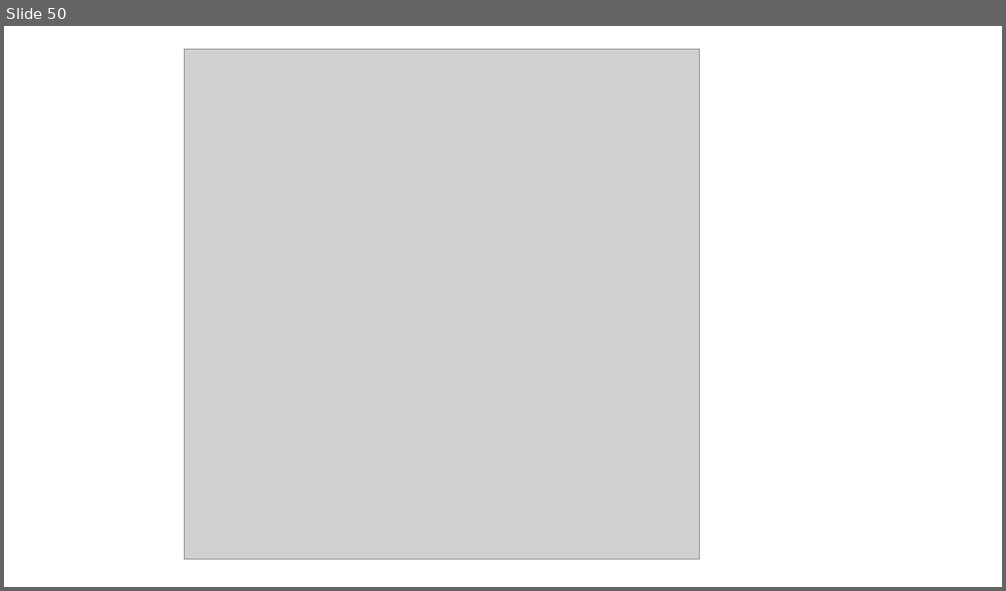
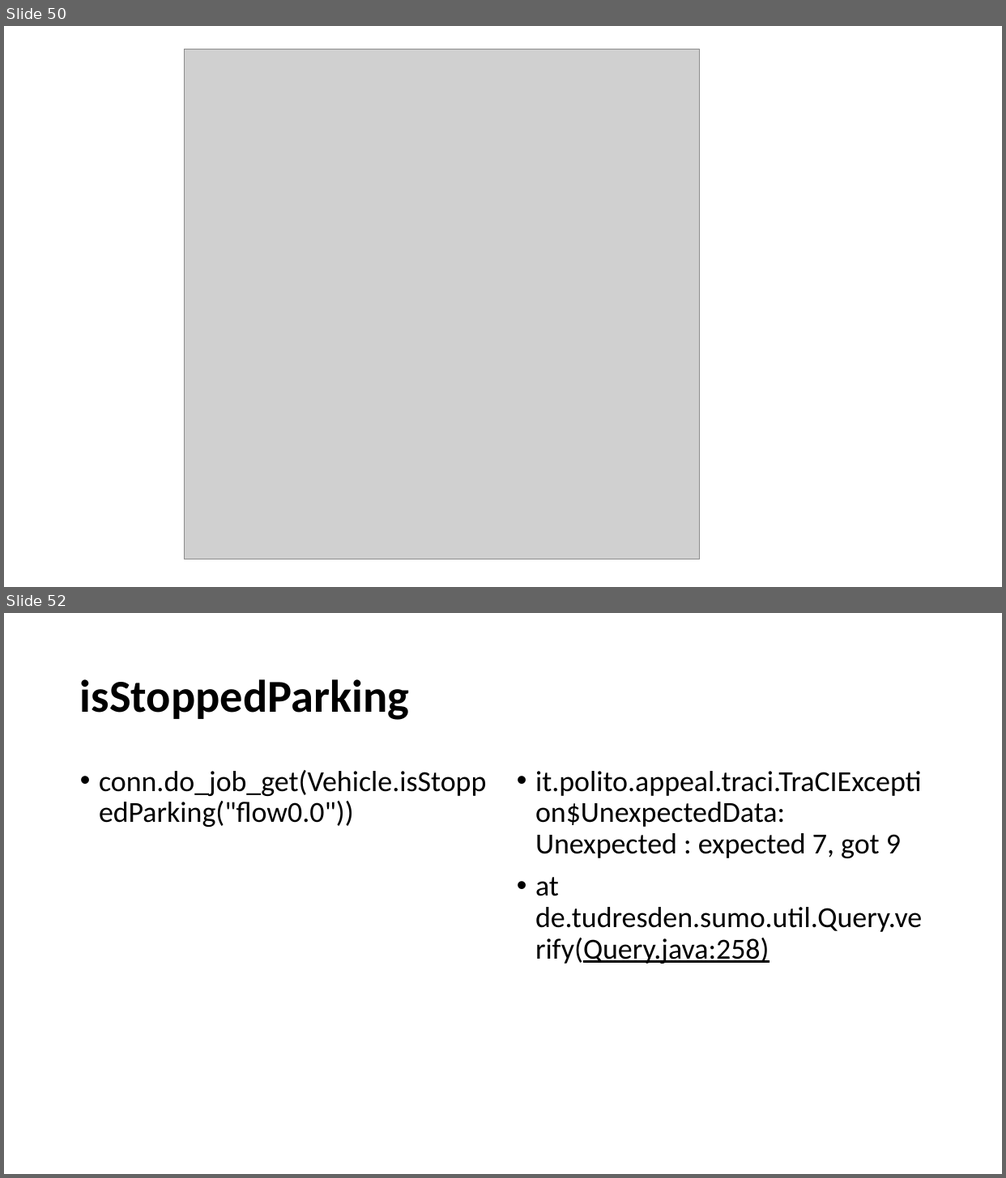
Before and after one commit to YenKang/Smart-Logistics-Plan, a slide deck: eclipse workspace/java_library/sumo_implementation recording.pptx. Shown one above the other, each under a label of ours: slide 50 before the commit, slides 50 and 52 after it; the slides between them are not shown. The pictures are 1006x591 and 1006x1178 pixels, drawn with LibreOffice and Linux fonts; fonts in the diff are those of the drawing; grey boxes stand for pictures. Boxes give left, top, right and bottom in pixels: in the first picture for what was removed or moved away, otherwise in the second. Text is boxed around its words. In the diff, an @@ line names an element or a change of style, - is before the commit and + after.

```diff
--- a/eclipse workspace/java_library/sumo_implementation recording.pptx
+++ b/eclipse workspace/java_library/sumo_implementation recording.pptx
@@ slide 52 added at bbox=[4, 613, 1002, 1174], background #FFFFFF @@
@@ title added at bbox=[80, 679, 409, 720], 44 pt, text #000000, bold @@
+isStoppedParking
@@ text added at bbox=[99, 770, 486, 827], 28 pt, text #000000 @@
+• conn.do_job_get(Vehicle.isStoppedParking("flow0.0"))
@@ text added at bbox=[535, 771, 922, 964], 28 pt, text #000000 @@
+• it.polito.appeal.traci.TraCIException$UnexpectedData: Unexpected : expected 7, got 9
+• at de.tudresden.sumo.util.Query.verify(Query.java:258)
```
Also in this commit, not shown: 1 slide changed, 2 other slides added, 5 other files.
